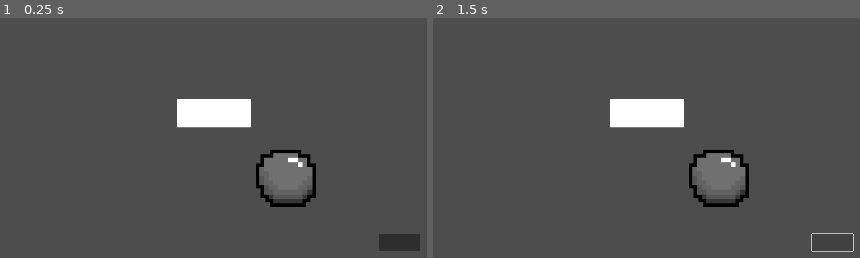
Above: before the commit, frames 1-2 (left to right).
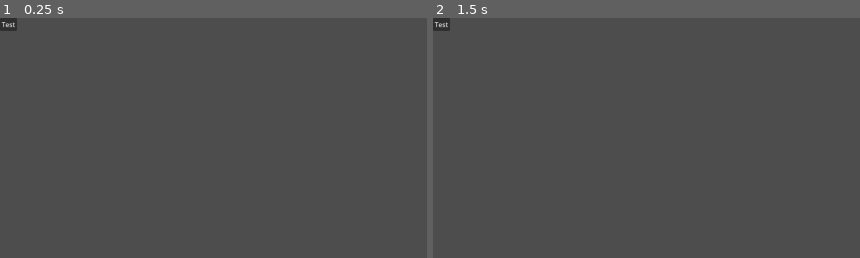
Above: after the commit, the same moments.

Repository: evian-christ/new-dawn
Game: Godot game, scene res://buttonPractice.tscn
Two runs of this game, one before a commit and one after it. Both use one fixed random seed, a clock stepped at 60 frames per second and the inputs below. Before the commit the project starts from res://MainScene.tscn.
Inputs (mouse positions are in pixels of both pictures, inside the frame that each line leads up to):
- Up to frame 1 (0.25 s): no input
- Up to frame 2 (1.5 s): click (441, 25) at 0.5 s, where only the run after the commit has a clickable "Test"; click (834, 243) at 1.27 s

The runs differ from the first frame. In frame 1, 5.0% of the frame differs, in the area x 0-99%, y 0-98%; in frame 2, 4.4%.

Commit message:
script for button practice

Diff:
--- a/Practice/BasicMovement/buttonPractice.gd
+++ b/Practice/BasicMovement/buttonPractice.gd
@@ -1,11 +1,34 @@
 extends Node2D
 
+# Array to hold the image textures
+var images = []
+var current_image_index = 0
 
-# Called when the node enters the scene tree for the first time.
+# Called when the node enters the scene tree for the first time
 func _ready():
-	pass # Replace with function body.
+	# Load images into the array
+	images.append(load("res://image1.png"))
+	images.append(load("res://image2.png"))
+	images.append(load("res://image3.png"))
+	# Add more images as needed
 
+	# Set the initial image
+	if $ImageDisplay:
+		$ImageDisplay.texture = images[current_image_index]
+	else:
+		print("ImageDisplay node not found in the scene.")
 
-# Called every frame. 'delta' is the elapsed time since the previous frame.
-func _process(delta):
-	pass
+	# Connect the button press signal to a function
+	if $NextImageButton:
+		$NextImageButton.pressed.connect(self, "_on_NextImageButton_pressed")
+	else:
+		print("NextImageButton node not found in the scene.")
+
+# Function to handle button press
+func _on_NextImageButton_pressed():
+	# Change to the next image
+	current_image_index = (current_image_index + 1) % images.size()
+	if $ImageDisplay:
+		$ImageDisplay.texture = images[current_image_index]
+	else:
+		print("ImageDisplay node not found in the scene.")
--- a/Practice/BasicMovement/buttonPractice.tscn
+++ b/Practice/BasicMovement/buttonPractice.tscn
@@ -1,3 +1,15 @@
-[gd_scene format=3 uid="uid://cvrgq8ob62exy"]
+[gd_scene load_steps=2 format=3 uid="uid://cvrgq8ob62exy"]
+
+[ext_resource type="Script" path="res://buttonPractice.gd" id="1_1ebbu"]
 
 [node name="Node2D" type="Node2D"]
+script = ExtResource("1_1ebbu")
+
+[node name="Button" type="Button" parent="."]
+offset_right = 8.0
+offset_bottom = 8.0
+text = "Test"
+
+[node name="Image" type="TextureRect" parent="."]
+offset_right = 40.0
+offset_bottom = 40.0
--- a/Practice/BasicMovement/project.godot
+++ b/Practice/BasicMovement/project.godot
@@ -11,7 +11,7 @@
 [application]
 
 config/name="BasicMovement"
-run/main_scene="res://MainScene.tscn"
+run/main_scene="res://buttonPractice.tscn"
 config/features=PackedStringArray("4.2", "Mobile")
 config/icon="res://icon.svg"
 
